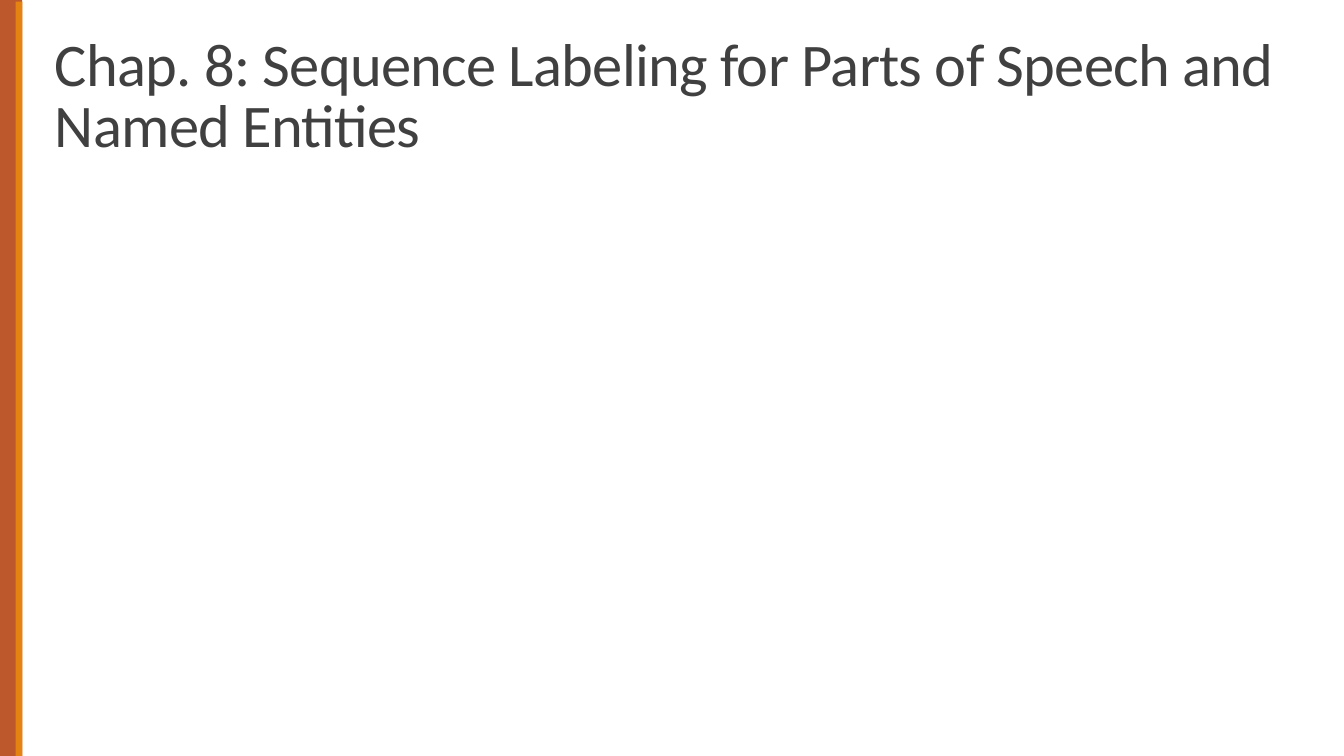
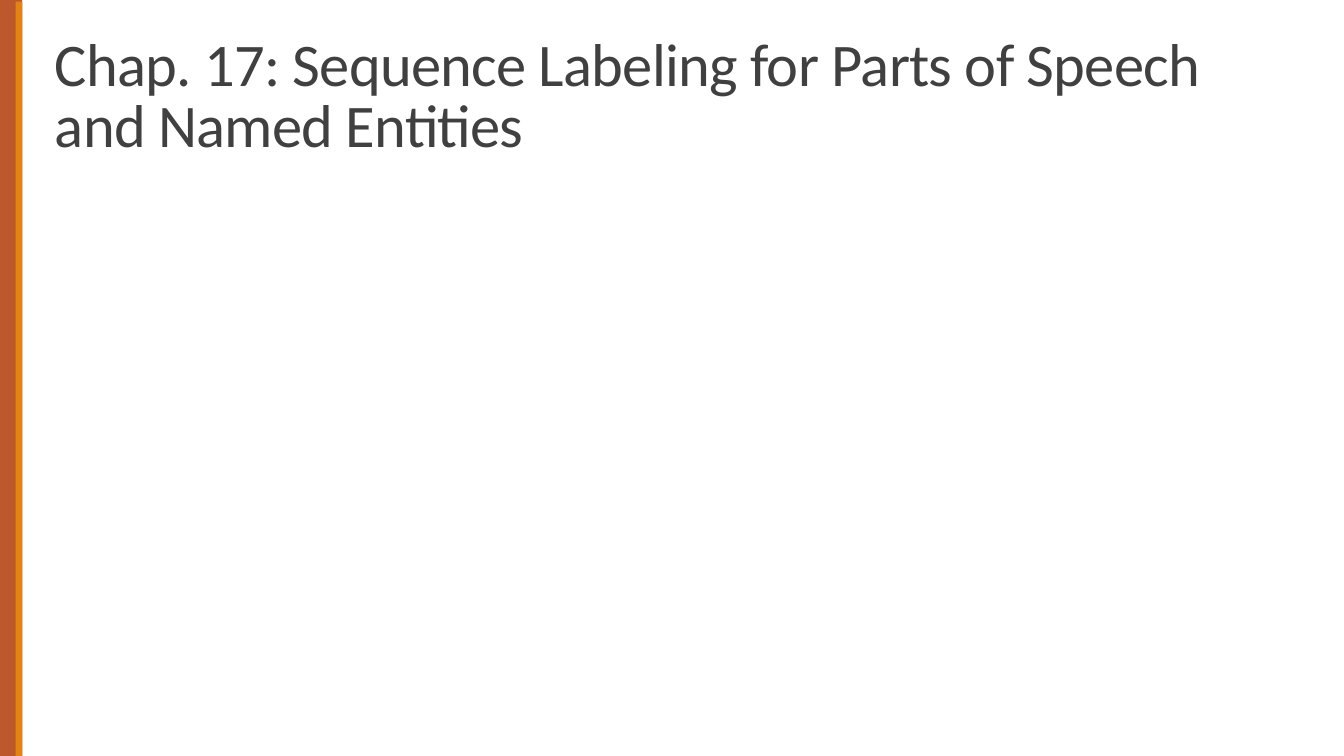
Before and after one commit to chriswjh/chriswjh.github.io, a slide deck: slide 1 of NLP_TM/17-POSNER.pptx. Drawn at 1344x756 pixels with LibreOffice and Linux fonts; fonts in the diff are those of the drawing. Boxes give left, top, right and bottom in pixels: in the first picture for what was removed or moved away, otherwise in the second. Text is boxed around its words. In the diff, an @@ line names an element or a change of style, - is before the commit and + after.

```diff
--- a/NLP_TM/17-POSNER.pptx
+++ b/NLP_TM/17-POSNER.pptx
@@ title at (x1=55, y1=44, x2=1201, y2=148): text changed @@
-Chap. 8: Sequence Labeling for Parts of Speech and Named Entities
+Chap. 17: Sequence Labeling for Parts of Speech and Named Entities
```
Also in this commit, not shown: 14 other slides changed, 4 other files.
